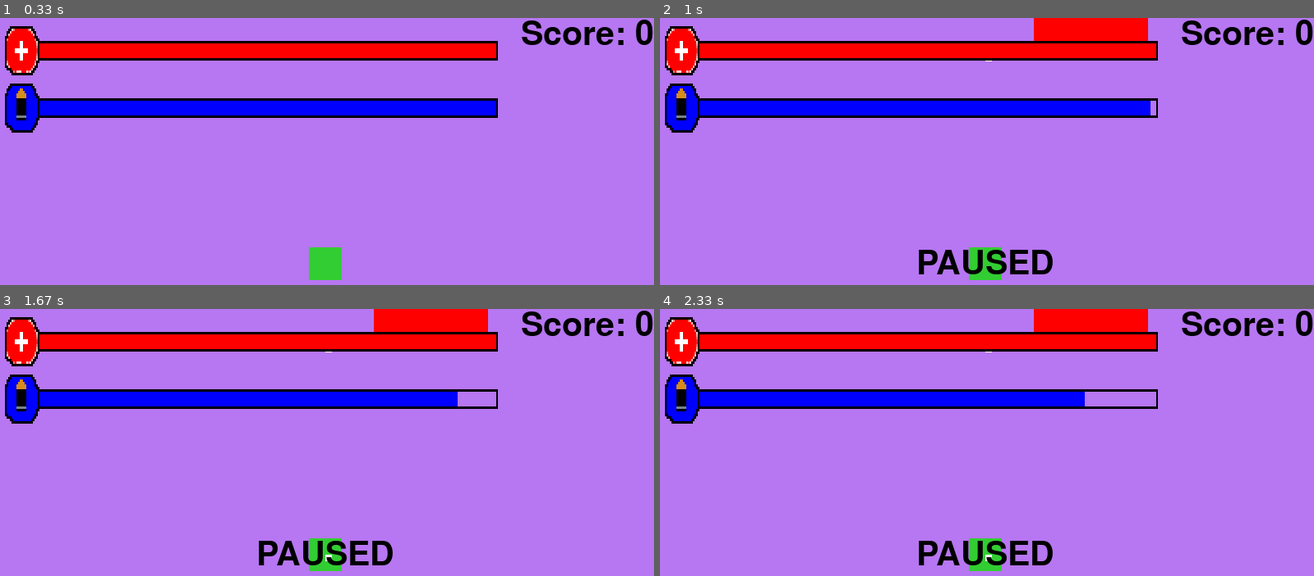
Above: before the commit, frames 1-4 (two rows, left to right).
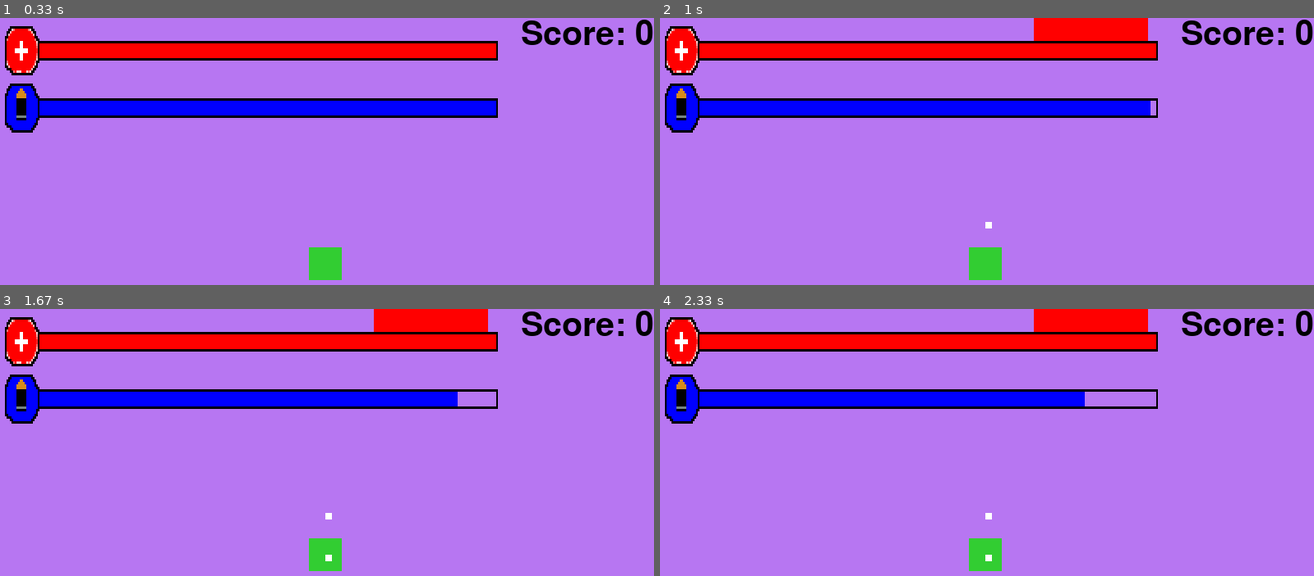
Above: after the commit, the same moments.

Repository: NGBRDCH1EF/First-Pygame
Game: pygame game, started from shooter/shooter.py
Same seed, same stepped clock (60 frames per second), same inputs: the game is played once before the commit and once after it.
Inputs (mouse positions are in pixels of both pictures, inside the frame that each line leads up to):
- Up to frame 1 (0.33 s): no input
- Up to frame 2 (1 s): click (987, 263) at 0.38 s; tap Esc at 0.67 s
- Up to frame 3 (1.67 s): click (outside the picture) at 1.05 s; click (124, 479) at 1.38 s
- Up to frame 4 (2.33 s): click (outside the picture) at 1.72 s; click (1000, 389) at 2.05 s

Frame 1 is identical in both runs. In frame 2, 1.1% of the frame differs, in the area x 39-61%, y 15-97%; in frame 3, 1.1%; in frame 4, 1.1%.

Commit message:
update README and add example image; adjust bullet speed

Diff:
--- a/shooter/shooter.py
+++ b/shooter/shooter.py
@@ -73,7 +73,7 @@
         if event.type == pygame.QUIT:
             running = False
         if event.type == pygame.MOUSEBUTTONDOWN and event.button == 1 and ammo_bar.ammo > 0:
-            bullets.append(Bullet.from_points(player.center,pygame.mouse.get_pos() , speed=15))
+            bullets.append(Bullet.from_points(player.center,pygame.mouse.get_pos() , speed=3))
             ammo_bar.ammo -= 1
         if event.type == pygame.KEYDOWN:
             if event.key == pygame.K_ESCAPE:
@@ -173,7 +173,7 @@
         text_rect = text.get_rect(center=(WIDTH // 2, HEIGHT // 2))
         window.blit(text, text_rect)
     elif paused:
-        text = big_font.render("PAUSED", True, BLACK)
+        text = big_font.render("", True, BLACK)
         text_rect = text.get_rect(center=(WIDTH // 2, HEIGHT // 2))
         window.blit(text, text_rect)
 
Not shown, changed: README.md
Binary file added: shooter/assets/example1.png
